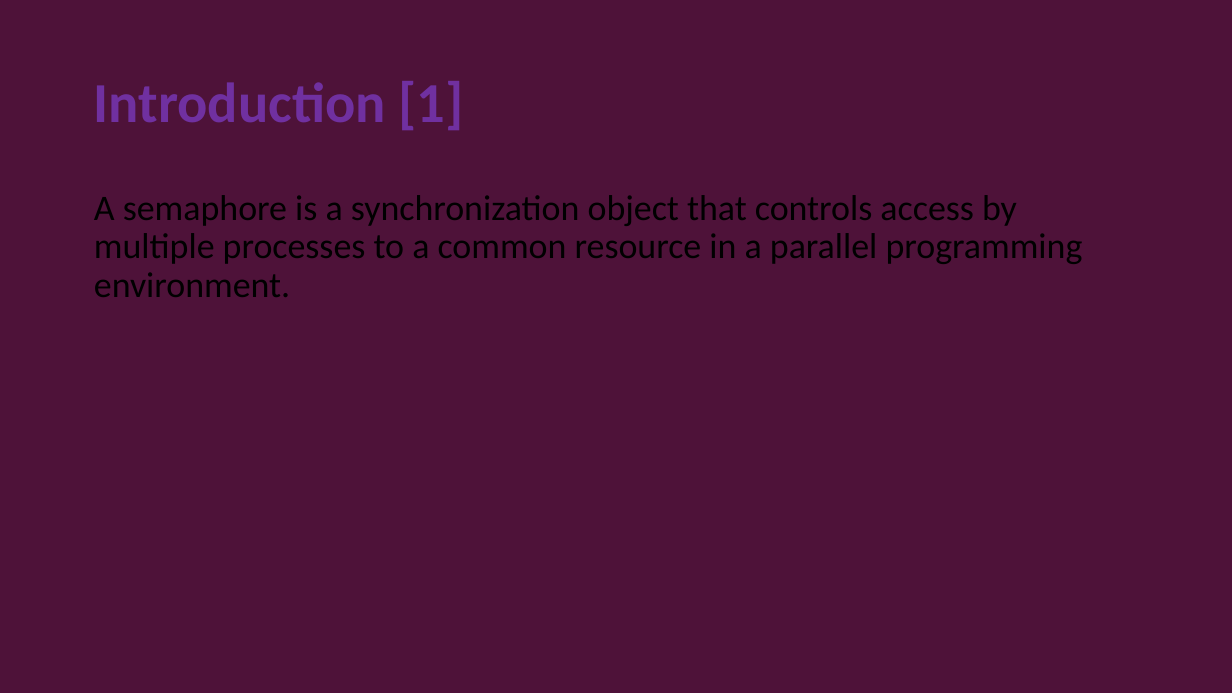
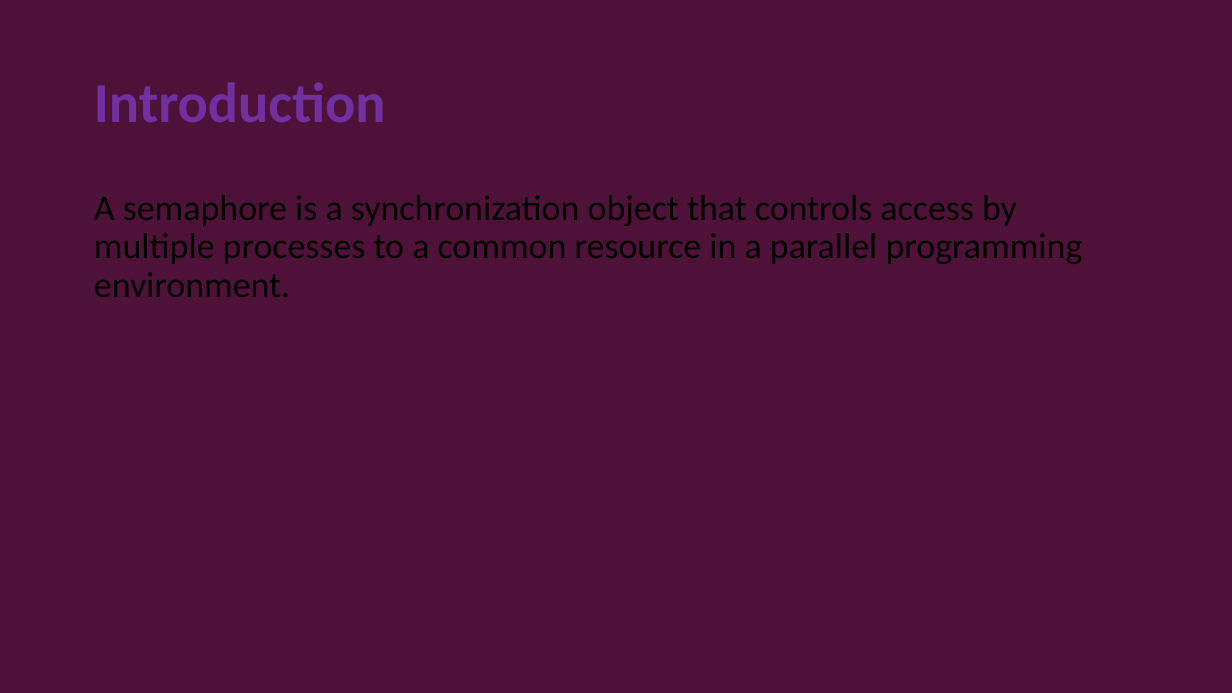
Before and after one commit to moran-abitbul/PreFix, a slide deck: slide 10 of server/uploads/OP.pptx. Drawn at 1232x693 pixels with LibreOffice and Linux fonts; fonts in the diff are those of the drawing. Boxes give left, top, right and bottom in pixels: in the first picture for what was removed or moved away, otherwise in the second. Text is boxed around its words. In the diff, an @@ line names an element or a change of style, - is before the commit and + after.

```diff
--- a/server/uploads/OP.pptx
+++ b/server/uploads/OP.pptx
@@ title at (94,82,386,122): text changed @@
-Introduction [1]
+Introduction
```
Also in this commit, not shown: 1 other slide changed, 18 other files.
